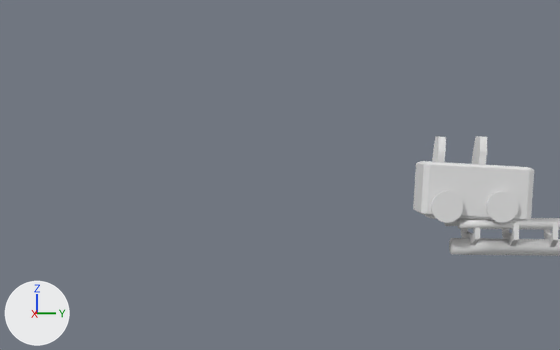
Renders of the Blender file assets/roller_coaster/roller_coaster.blend from each side of a commit.
The view is the same before and after, from a camera (50 mm lens) standing at (-227.09, -29.98, 2.89) and looking at (-251.75, -32.26, 2.67). Arrows for +X, +Y and +Z are at lower left; the lights stay in place.

Objects in the first picture: 'Cylinder.002', 'Cylinder.003', 'rc_cart', 'track'.
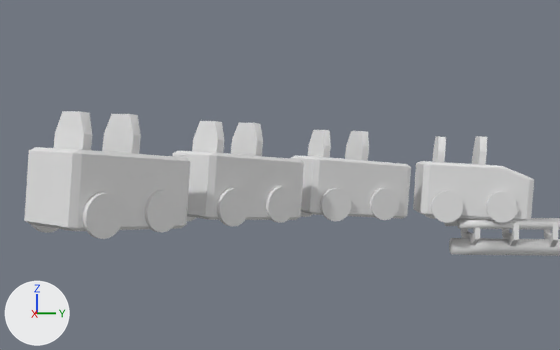
Location of each change, (x1, y1, x2, y2) in pixels of the pictures (560 x 350 px):
```json
{"object": "rc_cart.003", "change": "added", "after": [24, 111, 191, 239]}
{"object": "rc_cart.002", "change": "added", "after": [173, 121, 304, 226]}
{"object": "rc_cart.001", "change": "added", "after": [290, 130, 411, 221]}
{"object": "rc_cart", "change": "reshaped", "before": [413, 161, 534, 220], "after": [413, 136, 534, 223], "on screen": "47% taller"}
{"part": 1, "of": "me_cube_002", "change": "built on", "before": [426, 161, 534, 220], "after": [426, 161, 534, 220]}
{"object": "Cylinder.002", "change": "unchanged, covered by the edit", "before": [486, 191, 519, 223]}
{"object": "Cylinder.003", "change": "unchanged, covered by the edit", "before": [431, 191, 463, 223]}
```

Edits to the scene script, one JSON object a line:
```json
{"block": "me_cube_002", "where": "# used by ob_rc_cart; location = (-257.15, -25.45, 2.04); rotation_euler = (-0.0266, -0.0551, -1.49), in degrees (-1.5, -3.2, -85); scale = (2.03, 1.0, 1.0)"}
{"op": "remove", "block": "me_cube_002", "code": "me_cube_002.from_pydata(...)  # 32 vertices, 34 faces; spans x -1.0..1.0, y -1.0..1.0, z -1.0..1.0"}
{"op": "add", "block": "me_cube_002", "code": "me_cube_002.from_pydata(...)  # 348 vertices, 220 faces; spans x -1.01..1.0, y -1.22..1.21, z -1.24..2.06"}
{"block": "me_cube_002", "change": "me_cube_002 part 1"}
{"block": "me_cube_002", "change": "12 faces are deleted"}
{"block": "me_cube_002", "change": "8 vertices in x -1.0..-0.75, y -1.0..1.0, z 0.9..1.0 move by (-0.01, 0.01, -0.35)"}
{"block": "me_cube_002", "change": "14 vertices are added at x -0.6..0.74, y -0.75..0.75, z -0.73..1.0"}
{"block": "me_cube_002", "change": "8 new vertices lie (-1.31, 0.0, 0.0) away from vertices in x 0.9, y -1.0..1.0, z -1.0..1.0"}
{"block": "me_cube_002", "change": "6 new vertices lie (0.02, 1.25, -0.01) away from vertices in x -0.6..0.73, y -0.71..-0.55, z -0.12..0.22"}
{"block": "me_cube_002", "change": "34 new faces join them"}
{"op": "add", "block": "me_cube_009", "code": ["me_cube_009 = bpy.data.meshes.new('Cube.009')", "me_cube_009.from_pydata(...)  # 336 vertices, 208 faces; spans x -1.0..1.0, y -1.22..1.21, z -1.24..2.06"]}
{"op": "add", "block": "ob_rc_cart_003", "code": ["ob_rc_cart_003 = bpy.data.objects.new('rc_cart.003', me_cube_009)", "ob_rc_cart_003.location = (-247.55, -36.43, 2.31)", "ob_rc_cart_003.rotation_euler = (-0.0479, -0.0419, -0.568)  # degrees (-2.7, -2.4, -33)", "ob_rc_cart_003.scale = (2.03, 1.0, 1.0)"]}
{"op": "add", "block": "ob_rc_cart_002", "code": ["ob_rc_cart_002 = bpy.data.objects.new('rc_cart.002', me_cube_009.copy())", "ob_rc_cart_002.location = (-251.86, -33.61, 2.3)", "ob_rc_cart_002.rotation_euler = (-0.0458, -0.0498, -0.7)  # degrees (-2.6, -2.9, -40)", "ob_rc_cart_002.scale = (2.03, 1.0, 1.0)"]}
{"op": "add", "block": "ob_rc_cart_001", "code": ["ob_rc_cart_001 = bpy.data.objects.new('rc_cart.001', me_cube_009.copy())", "ob_rc_cart_001.location = (-255.55, -30.09, 2.19)", "ob_rc_cart_001.rotation_euler = (-0.0381, -0.0665, -1.029)  # degrees (-2.2, -3.8, -59)", "ob_rc_cart_001.scale = (2.03, 1.0, 1.0)"]}
```
